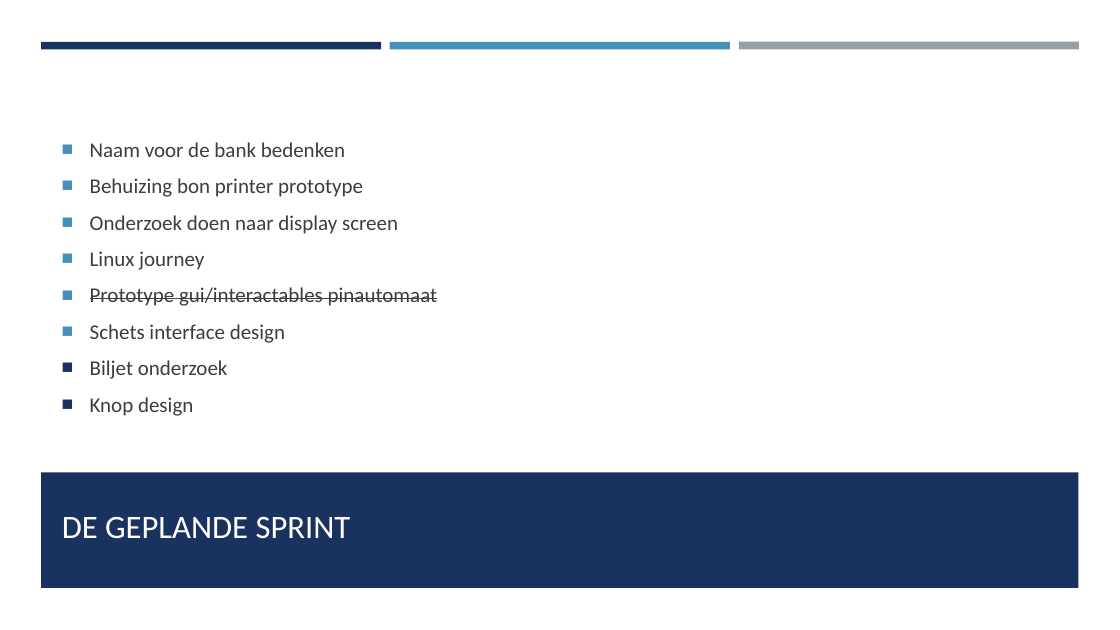
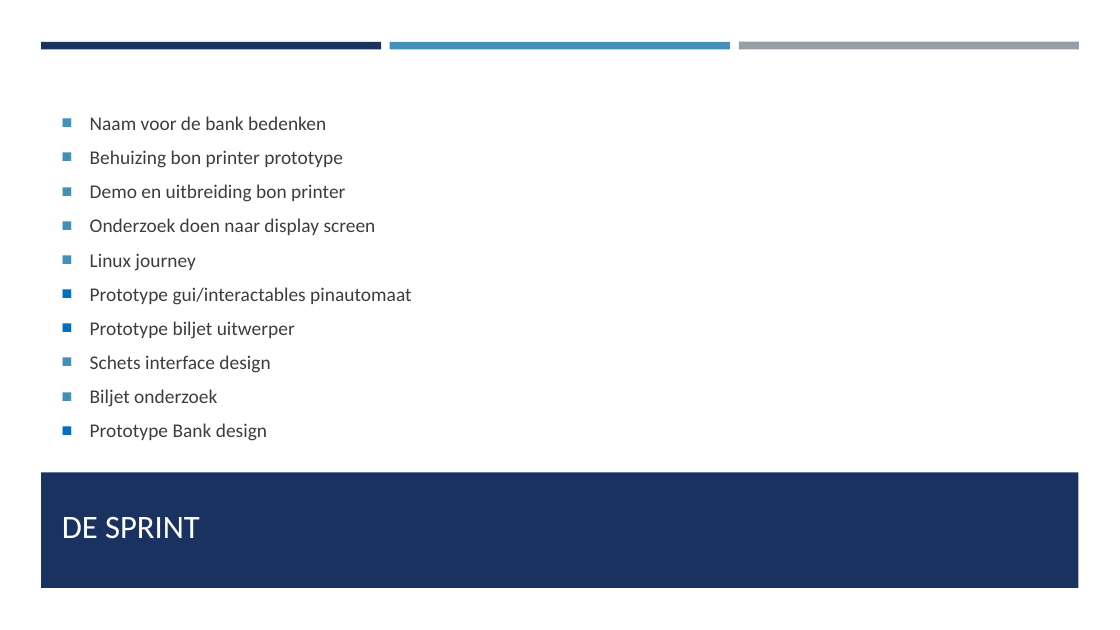
Before and after one commit to BruddaCode/Project-3-4-Bank, a slide deck: slide 2 of documentatie/po presentaties/PO meet 2.pptx. Drawn at 1120x630 pixels with LibreOffice and Linux fonts; fonts in the diff are those of the drawing. Boxes give left, top, right and bottom in pixels: in the first picture for what was removed or moved away, otherwise in the second. Text is boxed around its words. In the diff, an @@ line names an element or a change of style, - is before the commit and + after.

```diff
--- a/documentatie/po presentaties/PO meet 2.pptx
+++ b/documentatie/po presentaties/PO meet 2.pptx
@@ text at (90, 116, 411, 407): size 18 to 16.6 pt in "Naam voor de bank bedenken", "Behuizing bon printer prototype", "Onderzoek doen naar display screen", "Linux journey" and 3 more places; strikethrough off in "Prototype gui/interactables pinautomaat"; bullet colour #4590B8 to #0070C0; bullet colour #1A3260 to #4590B8 @@
@@ text at (90, 184, 345, 202): paragraph added @@
+■ Demo en uitbreiding bon printer
@@ text at (90, 321, 295, 339): paragraph added @@
+■ Prototype biljet uitwerper
@@ text at (90, 423, 267, 441): text changed; size 18 to 16.6 pt @@
-■ Knop design
+■ Prototype Bank design
@@ title at (62, 517, 200, 539): text changed @@
-DE GEPLANDE SPRINT
+DE SPRINT
```
Also in this commit, not shown: 4 other slides changed, 7 slides added, 3 slides removed.
